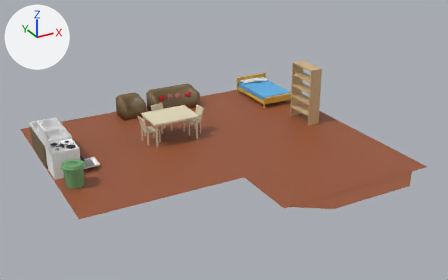
The Blender file Asset/Models/Title/HouseObject/houseObject.blend as it was, and as the next commit left it.
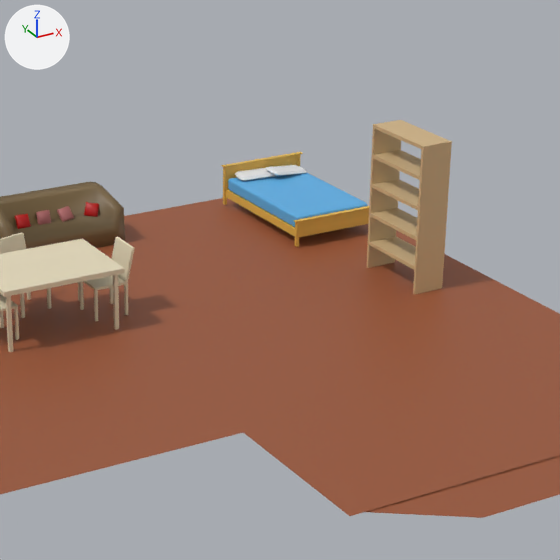
There are two pictures of each version: one whole from a 50 mm camera at (-10.36, -22.33, 9.87) aimed at (-0.18, -3.82, 0.62), one close up on the part from 34% to 81% of the width and 6% to 80% of the height. The lights are fixed; the arrows at upper left show +X, +Y and +Z.
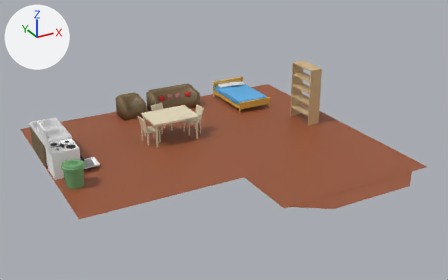
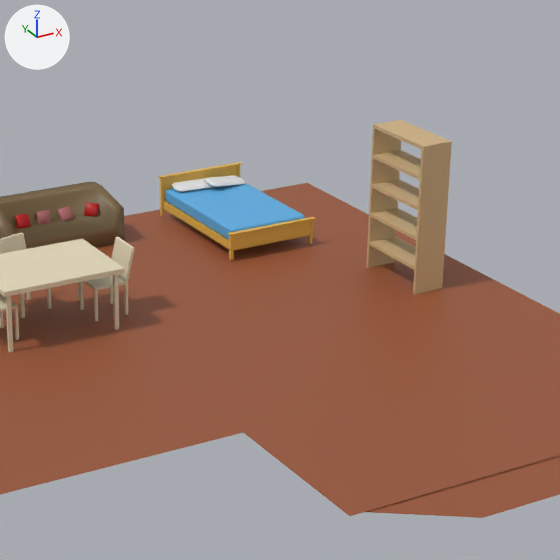
Changed parts and their boxes (x1, y1, x2, y2) in the close-ups (560 x 560 px):
'Cube.001', moved: before (228, 172, 368, 227); after (166, 183, 305, 239)
'Cube', moved: before (221, 152, 369, 247); after (158, 162, 316, 260)
'Simple Queensize Bed', moved: before (235, 165, 307, 181); after (172, 175, 246, 192)

The change, as a list of edits to the scene's bpy script:
```text
Change ob_simple_queensize_bed:
    ob_simple_queensize_bed.location: (4.21, 1.69, 0.63) -> (2.95, 1.69, 0.63)
Change ob_cube_001:
    ob_cube_001.location: (4.44, 0.72, 0.46) -> (3.18, 0.72, 0.46)
Change ob_cube:
    ob_cube.location: (4.45, 1.91, 0.46) -> (3.2, 1.91, 0.46)
```
